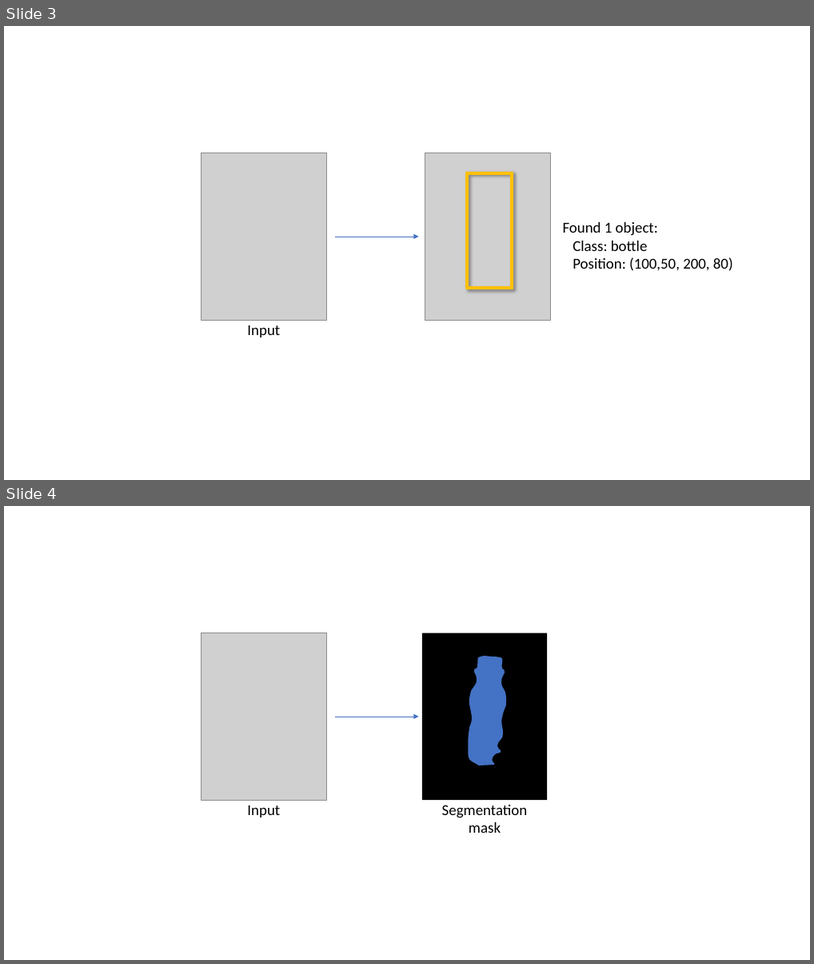
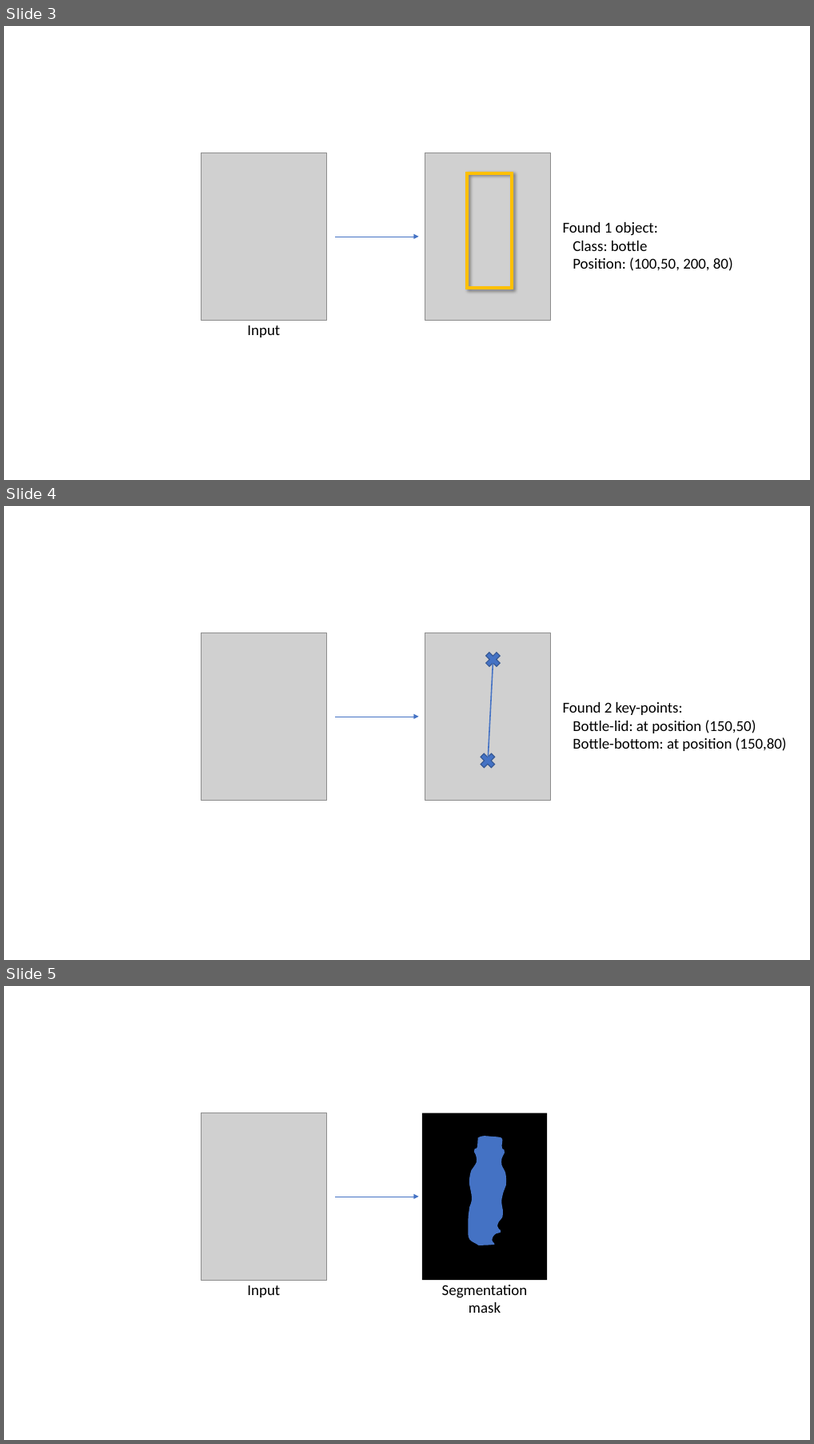
Before and after one commit to microsoft/computervision-recipes, a slide deck: scenarios/media/figures.pptx. Shown one above the other, each under a label of ours: slides 3 and 4 before the commit, slides 3, 4 and 5 after it. The pictures are 814x964 and 814x1444 pixels, drawn with LibreOffice and Linux fonts; fonts in the diff are those of the drawing; grey boxes stand for pictures. Boxes give left, top, right and bottom in pixels: in the first picture for what was removed or moved away, otherwise in the second. Text is boxed around its words. In the diff, an @@ line names an element or a change of style, - is before the commit and + after.

```diff
--- a/scenarios/media/figures.pptx
+++ b/scenarios/media/figures.pptx
@@ slide 4 added at bbox=[4, 506, 810, 960], background #FFFFFF @@
@@ picture added at bbox=[202, 633, 327, 800] @@
@@ picture added at bbox=[426, 633, 551, 800] @@
@@ cross added at bbox=[483, 648, 504, 669], fill #4472C4, outline #325491 1 pt @@
@@ line added from (494, 662) to (488, 763), #4472C4 1.5 pt @@
@@ arrow added from (335, 716) to (419, 716), #4472C4 0.5 pt @@
@@ text added at bbox=[563, 702, 787, 751], 18 pt, text #000000 @@
+Found 2 key-points:
+Bottle-lid: at position (150,50)
+Bottle-bottom: at position (150,80)
@@ cross added at bbox=[478, 751, 498, 771], fill #4472C4, outline #325491 1 pt @@
@@ what was slide 4 is now slide 5 @@
```
Also in this commit, not shown: 3 other files.
